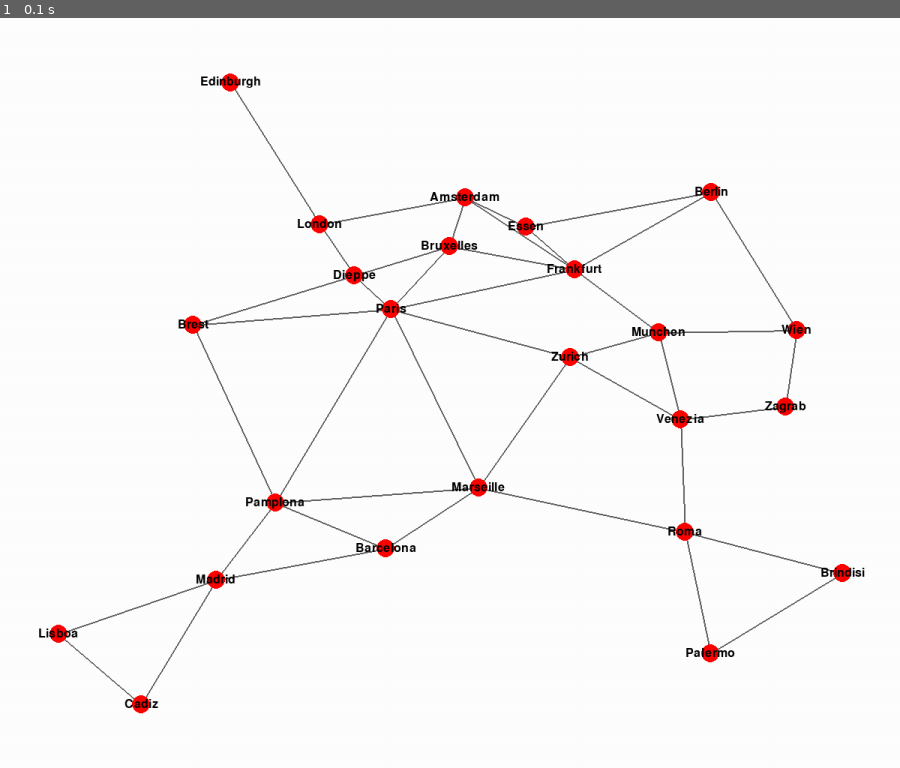
Above: before the commit, frame 1.
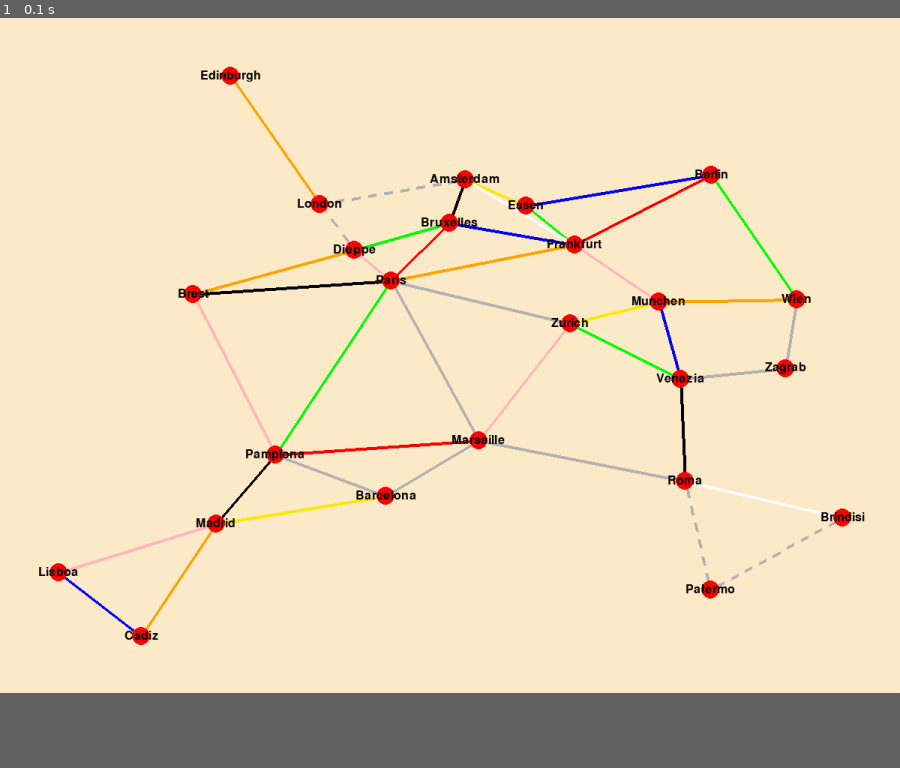
Above: after the commit, the same moment.

Repository: lennard134/TicketToRideLAMAS
Game: pygame game, started from src/pygame_test.py
The game is run twice, just before and just after one commit, with the same random seed, the same clock (stepped at 60 frames per second) and the same inputs.
Inputs:
- Up to frame 1 (0.1 s): no input
In our replay, the window is 900x750 before the commit and 900x675 after it. These sizes can differ from the game's own. Grey fills any space a smaller window leaves; there, only what the larger window draws over its background counts as a difference.

The runs differ from the first frame. In frame 1, 90% of the frame differs, in the area x 0-100%, y 0-93%.

Commit message:
Implemented colouring

Diff:
--- a/src/pygame_test.py
+++ b/src/pygame_test.py
@@ -2,8 +2,11 @@
 Main file for the PyGame window responsible for both displaying the game board and the state space
 """
 
+# TODO: take care of ferries
+
 # Modules
 import pygame
+import numpy as np
 
 # Model imports
 from src.model.TicketToRide import TicketToRide
@@ -11,10 +14,23 @@
 
 # Settings
 SCREEN_WIDTH = 1200
-SCREEN_HEIGHT = 1000
+SCREEN_HEIGHT = 900
 WIDTH_BUFFER = 2
 HEIGHT_BUFFER = 2
+LINE_THICKNESS = 4
 RADIUS = 12
+COLOURS = {
+    'red': (255, 0, 0),
+    'orange': (255, 165, 0),
+    'yellow': (255, 234, 0),
+    'green': (0, 255, 0),
+    'blue': (0, 0, 255),
+    'pink': (255, 182, 193),
+    'black': (0, 0, 0),
+    'white': (255, 255, 255),
+    'gray': (180, 180, 180),
+    'background': (254, 235, 201)
+}
 
 
 class GameBoard(object):
@@ -51,12 +67,32 @@
         return min_x, min_y
 
     def update_limits(self, x, y, left, right, top, bottom):
+        """
+        Updates the furthest coordinates on all sides to allow for accurate scaling
+        """
         left = x if not left or x < left else left
         right = x if not right or x > right else right
         top = y if not top or y < top else top
         bottom = y if not bottom or y > bottom else bottom
 
         return left, right, top, bottom
+
+    def draw_dashed_line(self, surface, color, start_pos, end_pos, width=LINE_THICKNESS, dash_length=10, exclude_corners=True):
+        # convert tuples to numpy arrays
+        start_pos = np.array(start_pos)
+        end_pos = np.array(end_pos)
+
+        # get euclidian distance between start_pos and end_pos
+        length = np.linalg.norm(end_pos - start_pos)
+
+        # get amount of pieces that line will be split up in (half of it are amount of dashes)
+        dash_amount = int(length / dash_length)
+
+        # x-y-value-pairs of where dashes start (and on next, will end)
+        dash_knots = np.array([np.linspace(start_pos[i], end_pos[i], dash_amount) for i in range(2)]).transpose()
+
+        return [pygame.draw.line(surface, color, tuple(dash_knots[n]), tuple(dash_knots[n + 1]), width)
+                for n in range(int(exclude_corners), dash_amount - int(exclude_corners), 2)]
 
     def run(self):
         """
@@ -73,8 +109,8 @@
         contents = screen.copy()
         clock = pygame.time.Clock()
 
-        screen.fill((255, 255, 255))
-        contents.fill((255, 255, 255))
+        screen.fill(COLOURS['background'])
+        contents.fill(COLOURS['background'])
 
         font1 = pygame.font.SysFont('chalkduster.ttf', 24)
 
@@ -104,7 +140,10 @@
             lt_lim, rt_lim, tp_lim, bt_lim = self.update_limits(n2x, n2y, lt_lim, rt_lim, tp_lim, bt_lim)
 
             # draw edges
-            pygame.draw.line(contents, (100, 100, 100), (n1x, n1y), (n2x, n2y), 2)
+            if connection.color in COLOURS:
+                pygame.draw.line(contents, color=COLOURS[connection.color], start_pos=(n1x, n1y), end_pos=(n2x, n2y), width=LINE_THICKNESS)
+            else:
+                self.draw_dashed_line(contents, COLOURS['gray'], (n1x, n1y), (n2x, n2y))
 
         for city in self.ttr.board.cities.values():
             height, width = city.coordinates
